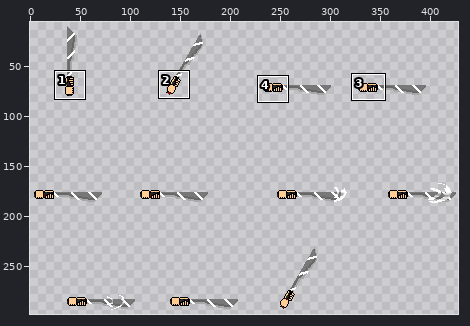
Sprite sheet: Assets/Spritesheets/Weapons/Melee/Machete/Machete_Attack_02.png. The first picture is a wide view before the edit; the outline marks the close-up.
Close-up. The starting point:
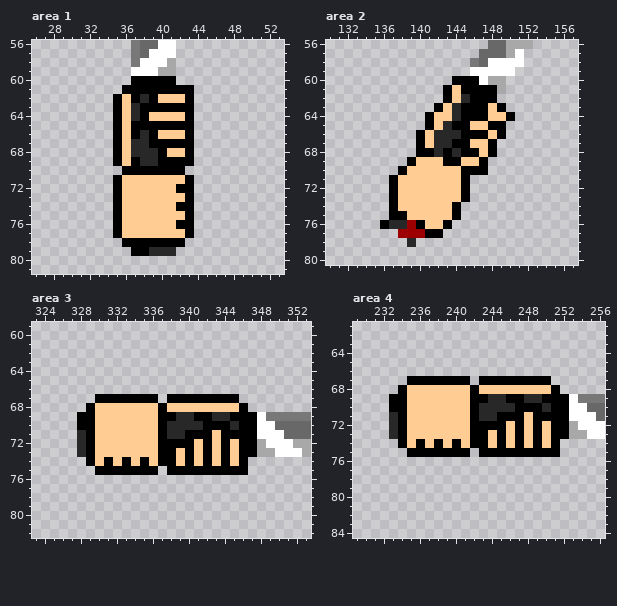
The file is 428x321 pixels. Pixels under 10% opacity are left out. Colours within 5 levels of each other are drawn and written as one. Shown: area 1: x 26..53, y 56..81; area 2: x 130..157, y 56..80; area 3: x 323..353, y 59..82; area 4: x 229..256, y 61..84. The wide view leaves out empty margins. The commit also changed other parts of the picture, which this record leaves out.
The result:
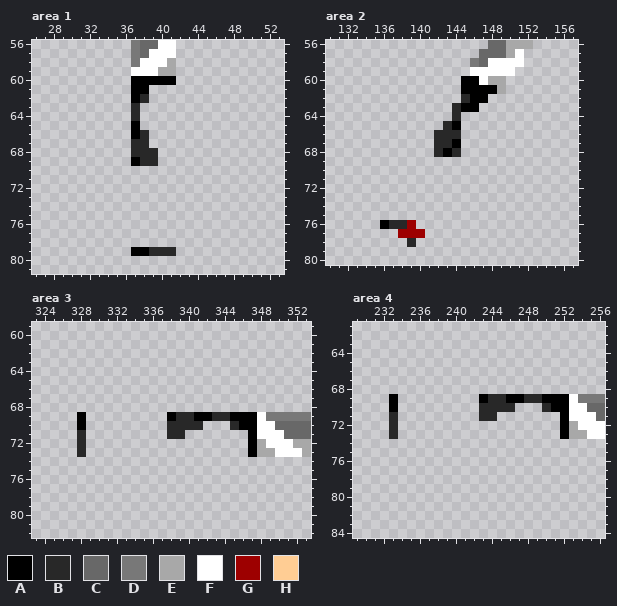
Palette (. is transparent): A #000000  B #282828  C #686868  D #787878  E #a8a8a8  F #ffffff  G #9d0000  H #ffcd94
Changes in this commit:
Changed rows in their new state; - is an unchanged pixel.
Area 1:
first column x 35:
61 -.--.....
62 ..--.....
63 ..-......
64 ..-......
65 ..-......
66 ..--.....
67 ..--.....
68 ..---....
69 ..---....
70 -.......-
71 .........
72 .........
73 .........
74 .........
75 .........
76 .........
77 .........
78 -.......-
Area 2:
first column x 137:
60 -------.------
61 ------..------
62 ------..---.--
63 -----..---...-
64 ----...-......
65 ----..--.....-
66 ---..---.....-
67 ---..---....--
68 ---..---....--
69 --.........---
70 -..........---
71 .........-----
72 .........-----
73 .........-----
74 ........------
75 ........------
76 ---....-------
77 ----..--------
Area 3:
first column x 329:
67 -.......-........-
68 ..................
69 .........---------
70 .........----...--
71 .........--.......
72 ..................
73 ..................
74 ..................
75 -.......-.........
Area 4:
first column x 234:
67 -.......-........-
68 ..................
69 .........---------
70 .........----...--
71 .........--.......
72 ..................
73 ..................
74 ..................
75 -.......-.........
Where, in picture pixels (left, top, right, bottom), the same in both close-ups:
erased: (113, 85, 194, 247)
erased: (389, 76, 515, 238)
erased: (86, 394, 248, 475)
erased: (398, 376, 560, 457)
